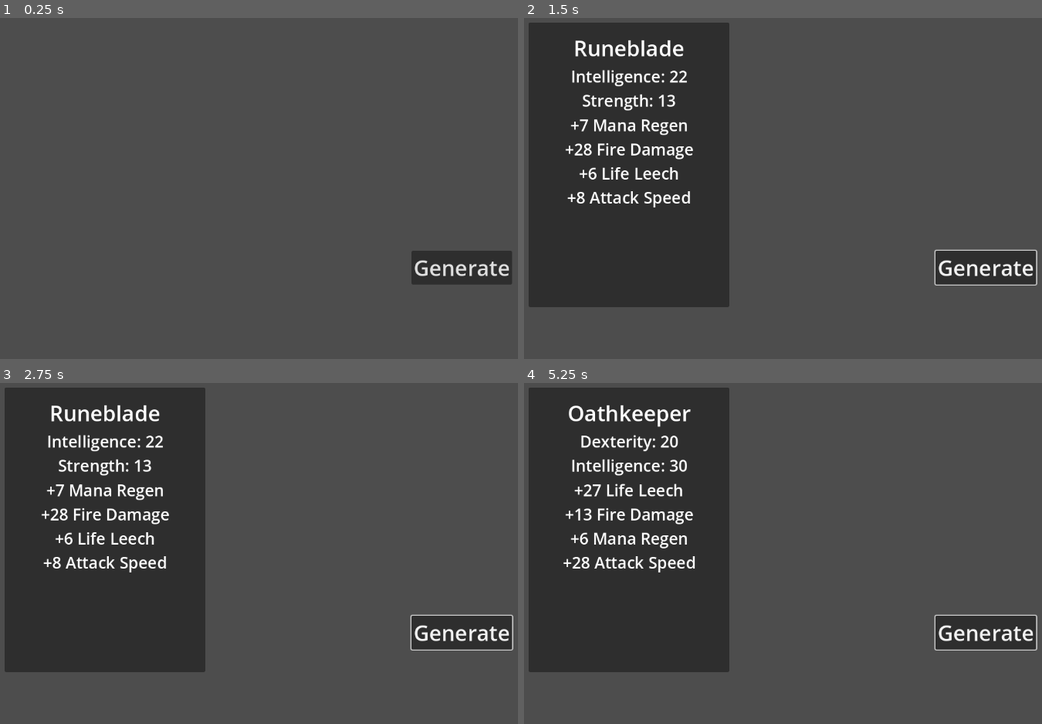
Above: before the commit, frames 1-4 (two rows, left to right).
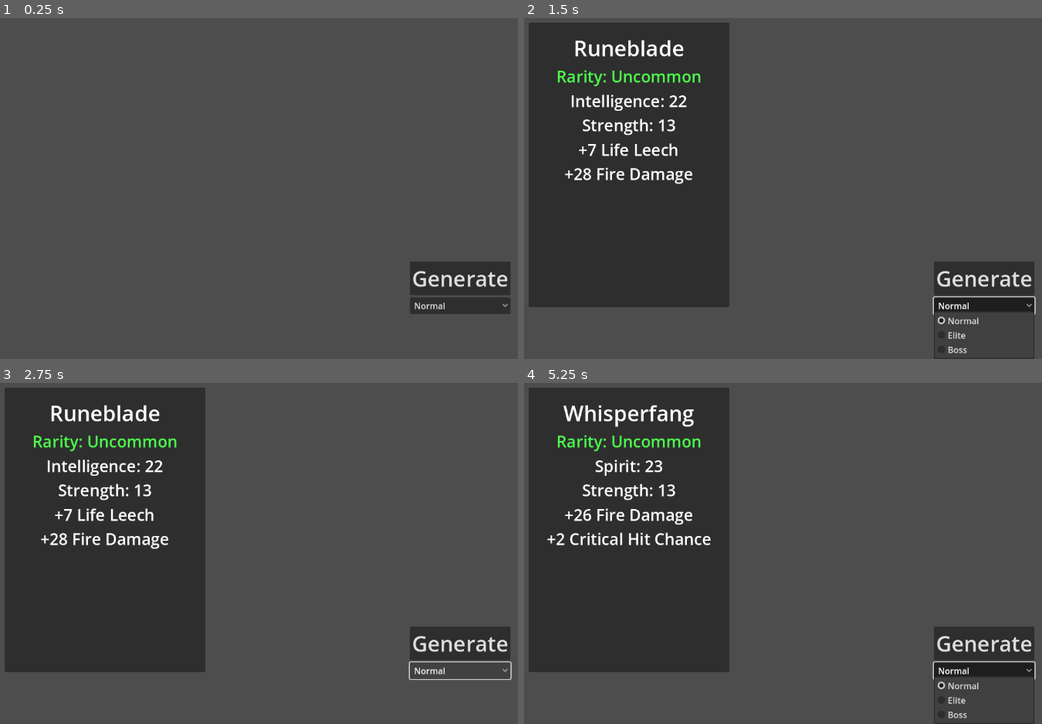
Above: after the commit, the same moments.

Repository: uLuKaiDev/Loot-Master
Game: Godot game, scene res://scenes/world/main.tscn
Same seed, same stepped clock (60 frames per second), same inputs: the game is played once before the commit and once after it.
Inputs (mouse positions are in pixels of both pictures, inside the frame that each line leads up to):
- Up to frame 1 (0.25 s): no input
- Up to frame 2 (1.5 s): click "Generate" at 0.5 s; click (985, 304) at 1.25 s, where only the run after the commit has a clickable "Normal"
- Up to frame 3 (2.75 s): click (461, 669) at 2 s, where only the run after the commit has a clickable "Normal"
- Up to frame 4 (5.25 s): click "Generate" at 2.75 s; click "Generate" at 3.5 s; click (985, 669) at 4.25 s, where only the run after the commit has a clickable "Normal"; tap Enter at 5 s

The runs differ from the first frame. In frame 1, 2.7% of the frame differs, in the area x 79-99%, y 68-87%; in frame 2, 6.2%; in frame 3, 5.2%; in frame 4, 6.8%, in the area x 4-100%, y 6-100%.

Commit message:
Add enemy-based item rarity and UI improvements
Introduces EnemyType resources with rarity weights and updates item generation to roll item rarity based on the selected enemy type. The item box UI now displays item rarity with color coding, and the main scene includes an enemy selector to choose which enemy type to generate items for. Additional statistics and requirements have been added, and the UI layout has been refactored for better organization.

Diff:
--- a/scenes/ui/item_box.tscn
+++ b/scenes/ui/item_box.tscn
@@ -29,6 +29,13 @@
 text = "name"
 horizontal_alignment = 1
 
+[node name="Rarity" type="Label" parent="VBoxContainer"]
+layout_mode = 2
+theme_override_font_sizes/font_size = 30
+text = "Rarity"
+horizontal_alignment = 1
+structured_text_bidi_override = 6
+
 [node name="Requirements" type="Label" parent="VBoxContainer"]
 layout_mode = 2
 theme_override_font_sizes/font_size = 30
--- a/scenes/world/main.tscn
+++ b/scenes/world/main.tscn
@@ -13,14 +13,30 @@
 grow_vertical = 2
 script = ExtResource("1_0wkb6")
 
-[node name="GenerateButton" type="Button" parent="."]
+[node name="UILayer" type="CanvasLayer" parent="."]
+
+[node name="UIRoot" type="Control" parent="UILayer"]
+layout_mode = 3
+anchors_preset = 15
+anchor_right = 1.0
+anchor_bottom = 1.0
+grow_horizontal = 2
+grow_vertical = 2
+
+[node name="VBoxContainer" type="VBoxContainer" parent="UILayer/UIRoot"]
 layout_mode = 0
-offset_left = 780.0
-offset_top = 446.0
-offset_right = 968.0
-offset_bottom = 509.0
+offset_left = 777.0
+offset_top = 466.0
+offset_right = 965.0
+offset_bottom = 529.0
+
+[node name="GenerateButton" type="Button" parent="UILayer/UIRoot/VBoxContainer"]
+layout_mode = 2
 theme_override_font_sizes/font_size = 40
 text = "Generate"
+
+[node name="EnemySelector" type="OptionButton" parent="UILayer/UIRoot/VBoxContainer"]
+layout_mode = 2
 
 [node name="ItemManager" type="Node" parent="."]
 script = ExtResource("2_mli2r")
--- a/scripts/data/item_data.gd
+++ b/scripts/data/item_data.gd
@@ -2,5 +2,6 @@
 class_name ItemData
 
 @export var name: String = ""
+@export var rarity: String = ""
 @export var requirements: Array = []
 @export var statistics: Array = []
--- /dev/null
+++ b/scripts/resources/enemies/boss_enemy.tres
@@ -0,0 +1,15 @@
+[gd_resource type="Resource" script_class="EnemyType" load_steps=2 format=3 uid="uid://co66gccgt1cck"]
+
+[ext_resource type="Script" uid="uid://dppx5fy8kyfhc" path="res://scripts/resources/enemy_type.gd" id="1_gp8bw"]
+
+[resource]
+script = ExtResource("1_gp8bw")
+name = "Boss"
+rarity_weights = {
+"common": 5,
+"epic": 25,
+"rare": 45,
+"uncommon": 10,
+"unique": 15
+}
+metadata/_custom_type_script = "uid://dppx5fy8kyfhc"
--- /dev/null
+++ b/scripts/resources/enemies/elite_enemy.tres
@@ -0,0 +1,15 @@
+[gd_resource type="Resource" script_class="EnemyType" load_steps=2 format=3 uid="uid://dvjbv33tm32wh"]
+
+[ext_resource type="Script" uid="uid://dppx5fy8kyfhc" path="res://scripts/resources/enemy_type.gd" id="1_r8i88"]
+
+[resource]
+script = ExtResource("1_r8i88")
+name = "Elite"
+rarity_weights = {
+"common": 40,
+"epic": 8,
+"rare": 20,
+"uncommon": 30,
+"unique": 2
+}
+metadata/_custom_type_script = "uid://dppx5fy8kyfhc"
--- /dev/null
+++ b/scripts/resources/enemies/normal_enemy.tres
@@ -0,0 +1,15 @@
+[gd_resource type="Resource" script_class="EnemyType" load_steps=2 format=3 uid="uid://ckcn6n1jptyng"]
+
+[ext_resource type="Script" uid="uid://dppx5fy8kyfhc" path="res://scripts/resources/enemy_type.gd" id="1_j1ahj"]
+
+[resource]
+script = ExtResource("1_j1ahj")
+name = "Normal"
+rarity_weights = {
+"common": 70,
+"epic": 2,
+"rare": 8,
+"uncommon": 20,
+"unique": 0
+}
+metadata/_custom_type_script = "uid://dppx5fy8kyfhc"
--- /dev/null
+++ b/scripts/resources/enemy_type.gd
@@ -0,0 +1,11 @@
+extends Resource
+class_name EnemyType
+
+@export var name: String
+@export var rarity_weights: Dictionary = {
+	"common": 60,
+	"uncommon": 25,
+	"rare": 10,
+	"epic": 4,
+	"unique": 1
+}
--- a/scripts/systems/item_manager.gd
+++ b/scripts/systems/item_manager.gd
@@ -3,28 +3,51 @@
 
 signal item_box_ready(box: Control)
 
-@onready var names = ["Ashbrand", "Stormfang", "Whisperfang", "Oathkeeper", "Runeblade", "Very Long sword Of Naming Test Purposes"]
+@onready var names = ["Ashbrand", "Stormfang", "Whisperfang", "Oathkeeper", "Runeblade", "Deluxio"]
 @onready var reqs = ["Strength", "Dexterity", "Intelligence", "Spirit"]
-@onready var stats = ["+%d Fire Damage", "+%d Attack Speed", "+%d Life Leech", "+%d Mana Regen"]
+@onready var stats = [
+	"+%d Fire Damage",
+	"+%d Attack Speed",
+	"+%d Life Leech",
+	"+%d Mana Regen",
+	"+%d Cold Resistance",
+	"+%d Strength",
+	"+%d Dexterity",
+	"+%d Intelligence",
+	"+%d Maximum Health",
+	"+%d Critical Hit Chance"
+]
+
 @onready var item_box_scene: PackedScene = preload("res://scenes/ui/item_box.tscn")
 
 var current_item_box: Node = null
 
-func generate_item_box() -> void:
+const RARITY_ORDER: Array = [
+	"common",
+	"uncommon",
+	"rare",
+	"epic",
+	"unique"
+]
+
+func generate_item_box(enemy: EnemyType) -> void:
 	if current_item_box:
 		current_item_box.queue_free()
 		current_item_box = null
 
 	var new_box := item_box_scene.instantiate()
 	current_item_box = new_box
-	new_box.set_item(generate_item_data())
 
+	var item_data := generate_item_data(enemy)
+	new_box.set_item(item_data)
 
 	emit_signal("item_box_ready", new_box)
 
-func generate_item_data() -> ItemData:
+func generate_item_data(enemy: EnemyType) -> ItemData:
 	var item = ItemData.new()
 	item.name = get_random_from_list(names)
+
+	item.rarity = _roll_rarity(enemy.rarity_weights)
 
 	var req_config = StatBlockConfig.new()
 	req_config.source = reqs
@@ -32,19 +55,28 @@
 	req_config.min_val = 10
 	req_config.max_val = 30
 	req_config.format = "%s: %d"
+
 	item.requirements = _generate_lines(req_config)
+
+	var stat_count := 2
+	if item.rarity == "rare":
+		stat_count = 4
+	elif item.rarity == "epic":
+		stat_count = 5
+	elif item.rarity == "unique":
+		stat_count = 6
 
 	var stat_config = StatBlockConfig.new()
 	stat_config.source = stats
-	stat_config.amount = randi_range(1, 6)
+	stat_config.amount = stat_count
 	stat_config.min_val = 1
 	stat_config.max_val = 30
 	stat_config.format = "%s"
+
+
 	item.statistics = _generate_lines(stat_config)
 
 	return item
-
-
 
 func _generate_lines(config: StatBlockConfig) -> Array:
 	var selected = get_multiple_random_from_list(config.source, config.amount)
@@ -66,8 +98,6 @@
 
 	return lines
 
-
-
 func get_random_from_list(list: Array) -> String:
 	if list.size() > 0:
 		return list[randi_range(0, list.size() - 1)]
@@ -77,3 +107,19 @@
 	var pool = source_list.duplicate()
 	pool.shuffle()
 	return pool.slice(0, amount)
+
+func _roll_rarity(weights: Dictionary) -> String:
+	var total_weight := 0
+	for rarity in RARITY_ORDER:
+		total_weight += weights.get(rarity, 0)
+
+	var roll := randi() % total_weight
+	var running_total := 0
+
+	for rarity in RARITY_ORDER:
+		running_total += weights.get(rarity, 0)
+		if roll < running_total:
+			return rarity
+
+	# Fallback scenario
+	return "common"
--- a/scripts/systems/ui_manager.gd
+++ b/scripts/systems/ui_manager.gd
@@ -9,8 +9,6 @@
 
 	box.resize_to_contents()
 	var content_size = box.get_combined_minimum_size()
-	print("Box size(from children): ", content_size)
-
 	box.position = _get_safe_position(content_size)
 
 func _get_safe_position(size: Vector2) -> Vector2:
--- a/scripts/ui/item_box.gd
+++ b/scripts/ui/item_box.gd
@@ -6,11 +6,27 @@
 	$VBoxContainer/Name.text = data.name
 	$VBoxContainer/Requirements.text = "\n".join(data.requirements)
 	$VBoxContainer/Statistics.text = "\n".join(data.statistics)
+	_set_rarity_label(data.rarity)
+
 
 	call_deferred("resize_to_contents")
-
 
 func resize_to_contents():
 	# await get_tree().process_frame
 	var content_size: Vector2 = $VBoxContainer.get_combined_minimum_size()
 	custom_minimum_size = content_size + panel_padding
+
+func _set_rarity_label(rarity: String) -> void:
+	var label := $VBoxContainer/Rarity
+	label.text = "Rarity: %s" % rarity.capitalize()
+	label.add_theme_color_override("font_color", _get_rarity_color(rarity))
+
+
+func _get_rarity_color(rarity: String) -> Color:
+	match rarity:
+		"common": return Color.WHITE
+		"uncommon": return Color(0.3, 1.0, 0.3) # greenish
+		"rare": return Color(0.3, 0.6, 1.0)     # blue
+		"epic": return Color(0.7, 0.3, 1.0)     # purple
+		"unique": return Color(1.0, 0.6, 0.0)   # orange
+		_: return Color.GRAY
--- a/scripts/world/main.gd
+++ b/scripts/world/main.gd
@@ -1,14 +1,25 @@
 extends Control
 
-@onready var generate_button: Button = $GenerateButton
+@onready var generate_button: Button = $UILayer/UIRoot/VBoxContainer/GenerateButton
+@onready var enemy_selector: OptionButton = $UILayer/UIRoot/VBoxContainer/EnemySelector
 @onready var item_manager: ItemManager = $ItemManager
 @onready var ui_manager: Node = $UIManager
 
+var enemy_types: Array = [
+	preload("res://scripts/resources/enemies/normal_enemy.tres"),
+	preload("res://scripts/resources/enemies/elite_enemy.tres"),
+	preload("res://scripts/resources/enemies/boss_enemy.tres")
+	]
 
 func _ready() -> void:
+	for enemy_type in enemy_types:
+		enemy_selector.add_item(enemy_type.name)
+
 	generate_button.pressed.connect(_on_generate_button_pressed)
 	item_manager.item_box_ready.connect(ui_manager.display_item_box)
 
+func _on_generate_button_pressed() -> void:
+	var selected_index = enemy_selector.get_selected_id()
+	var selected_enemy = enemy_types[selected_index]
 
-func _on_generate_button_pressed() -> void:
-	item_manager.generate_item_box()
+	item_manager.generate_item_box(selected_enemy)
Not shown, added: scripts/resources/enemy_type.gd.uid
